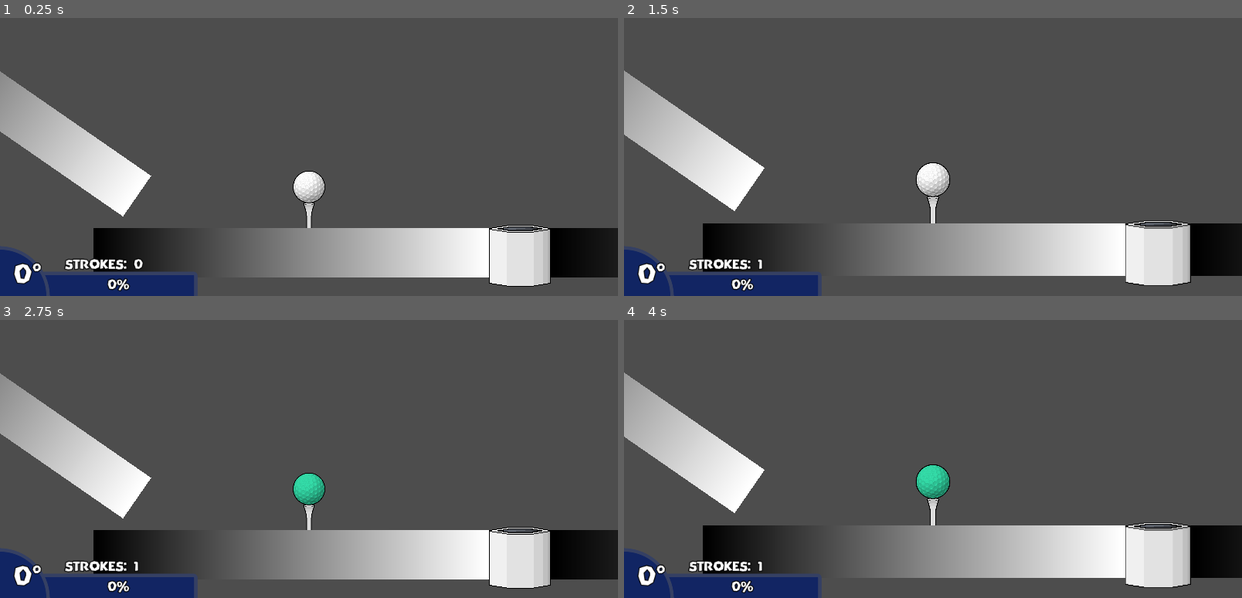
Above: before the commit, frames 1-4 (two rows, left to right).
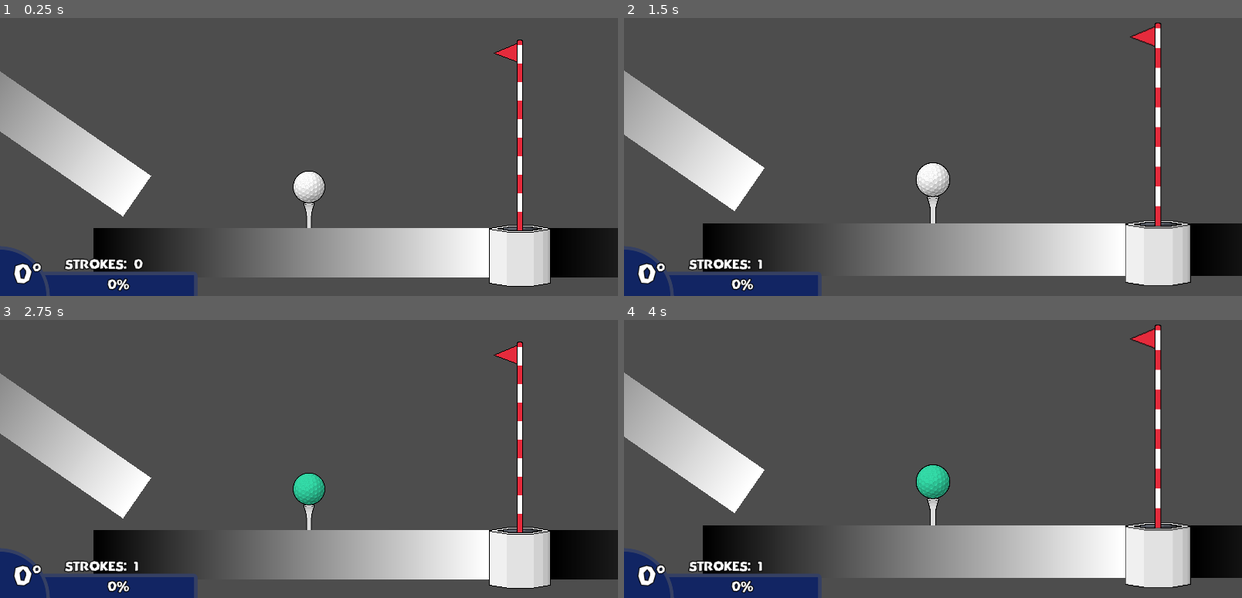
Above: after the commit, the same moments.

Repository: leafcabral/leafs-arcade
Game: Godot game, scene res://main/game_root.tscn
Two runs of this game, one before a commit and one after it. Both use one fixed random seed, a clock stepped at 60 frames per second and the inputs below.
Inputs (mouse positions are in pixels of both pictures, inside the frame that each line leads up to):
- Up to frame 1 (0.25 s): no input
- Up to frame 2 (1.5 s): tap Enter at 0.5 s; move the mouse to (933, 187) at 0.52 s; click (933, 187) at 0.6 s; tap R (reset_start) at 1.25 s; move the mouse to (809, 87) at 1.27 s; tap Mouse wheel up (zoom_in) at 1.35 s
- Up to frame 3 (2.75 s): move the mouse to (outside the picture) at 2.02 s; tap Mouse wheel down (zoom_out) at 2.1 s
- Up to frame 4 (4 s): tap Middle mouse button (zoom_reset) at 2.75 s; move the mouse to (902, 459) at 2.77 s; click (902, 459) at 2.85 s; tap F (reset_last) at 3.5 s; move the mouse to (1118, 436) at 3.52 s; tap Mouse wheel up (zoom_in) at 3.6 s

The runs differ from the first frame. In frame 1, 0.8% of the frame differs, in the area x 79-85%, y 7-77%; in frame 2, 1.0%, in the area x 81-87%, y 1-75%; in frame 3, 0.8%; in frame 4, 1.0%.

Commit message:
feat: add flagstick to hole and change SpawnPoint tee_enabled to use collision layer instead of visibility

Diff:
--- a/mini-golf-2d/map/hole.gd
+++ b/mini-golf-2d/map/hole.gd
@@ -3,10 +3,24 @@
 extends Node2D
 
 
+const FLAGSTICK_COLLISION_LAYER := 2
+
 signal ball_entered(ball: GolfBall)
+
+@export var flagstick_collision_enabled := false:
+	set = set_flagstick_collision_enabled
+
+
+@onready var body_flagstick: StaticBody2D = $BodyFlagstick
 
 
 func _on_area_inside_body_entered(body: Node2D) -> void:
 	if body is GolfBall:
 		ball_entered.emit(body)
 		print("Uhuul")
+
+
+func set_flagstick_collision_enabled(enabled: bool) -> void:
+	flagstick_collision_enabled = enabled
+	if body_flagstick:
+		body_flagstick.collision_layer = FLAGSTICK_COLLISION_LAYER if flagstick_collision_enabled else 0
--- a/mini-golf-2d/map/hole.tscn
+++ b/mini-golf-2d/map/hole.tscn
@@ -3,9 +3,13 @@
 [ext_resource type="Texture2D" uid="uid://cbphkxf7mx4k3" path="res://map/hole_inside.png" id="1_fw7of"]
 [ext_resource type="Script" uid="uid://o6k748j0a3sp" path="res://map/hole.gd" id="1_g5wkk"]
 [ext_resource type="Texture2D" uid="uid://bx3s1ryyuelec" path="res://map/hole_outside.png" id="2_g5wkk"]
+[ext_resource type="Texture2D" uid="uid://c4kje6eetfxqq" path="res://map/flagstick.png" id="3_q2pkc"]
 
 [sub_resource type="RectangleShape2D" id="RectangleShape2D_50ijx"]
 size = Vector2(58, 50)
+
+[sub_resource type="RectangleShape2D" id="RectangleShape2D_q2pkc"]
+size = Vector2(8, 320)
 
 [node name="Hole" type="Node2D" unique_id=1690517943]
 script = ExtResource("1_g5wkk")
@@ -13,6 +17,10 @@
 [node name="CupInside" type="Sprite2D" parent="." unique_id=1928310191]
 z_index = -1
 texture = ExtResource("1_fw7of")
+
+[node name="Flagstick" type="Sprite2D" parent="." unique_id=1215626084]
+texture = ExtResource("3_q2pkc")
+offset = Vector2(0, -120)
 
 [node name="CupOutside" type="Sprite2D" parent="." unique_id=13466349]
 texture = ExtResource("2_g5wkk")
@@ -30,4 +38,11 @@
 [node name="CollisionPolygon2D" type="CollisionPolygon2D" parent="BodyOutside" unique_id=329144363]
 polygon = PackedVector2Array(-40, -36, -40, 36, -16, 40, 18, 40, 40, 36, 40, -36, 29, -34, 29, 35, -29, 35, -29, -34)
 
+[node name="BodyFlagstick" type="StaticBody2D" parent="." unique_id=1944833666]
+collision_layer = 0
+
+[node name="CollisionShape2D" type="CollisionShape2D" parent="BodyFlagstick" unique_id=1259167534]
+position = Vector2(0, -120)
+shape = SubResource("RectangleShape2D_q2pkc")
+
 [connection signal="body_entered" from="AreaInside" to="." method="_on_area_inside_body_entered"]
--- a/mini-golf-2d/map/spawn_point.gd
+++ b/mini-golf-2d/map/spawn_point.gd
@@ -3,6 +3,7 @@
 extends Node2D
 
 
+const TEE_COLLISION_LAYER := 2
 const TEE_MAX_HEIGHT := 65.0
 
 @export_group("Golf Tee", "tee_")
@@ -21,7 +22,7 @@
 func set_tee_enabled(enabled: bool) -> void:
 	tee_enabled = enabled
 	if tee_box:
-		tee_box.visible = tee_enabled
+		tee_box.collision_layer = TEE_COLLISION_LAYER if tee_enabled else 0
 
 
 func set_tee_height(height: float) -> void:
Binary file added: mini-golf-2d/map/flagstick.png
Not shown, added: mini-golf-2d/map/flagstick.png.import
